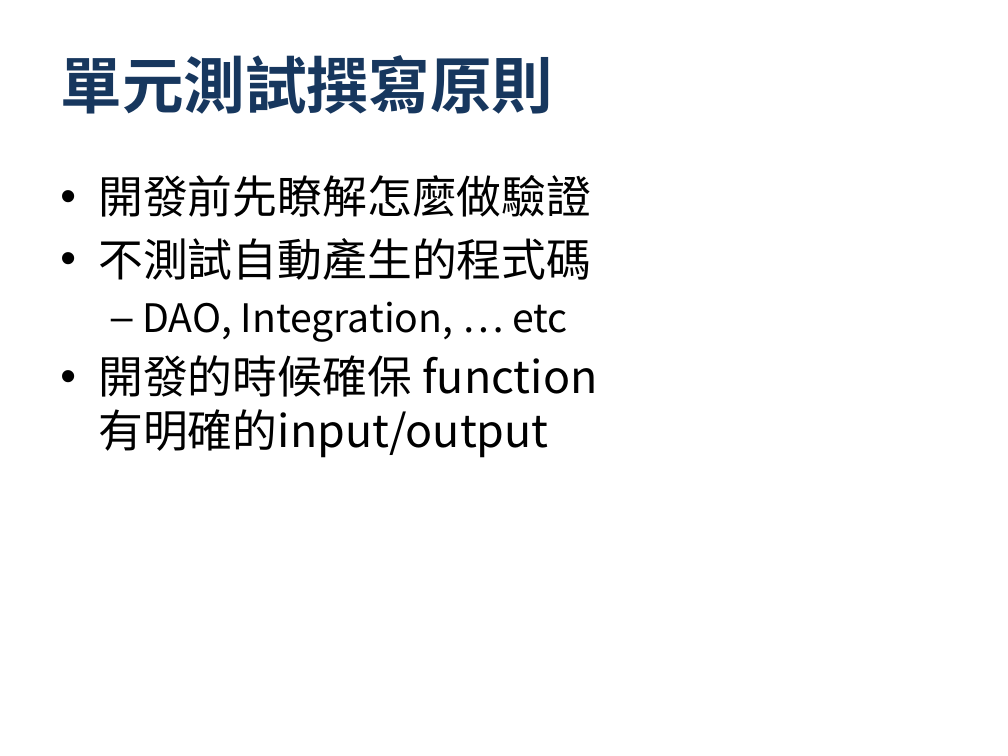
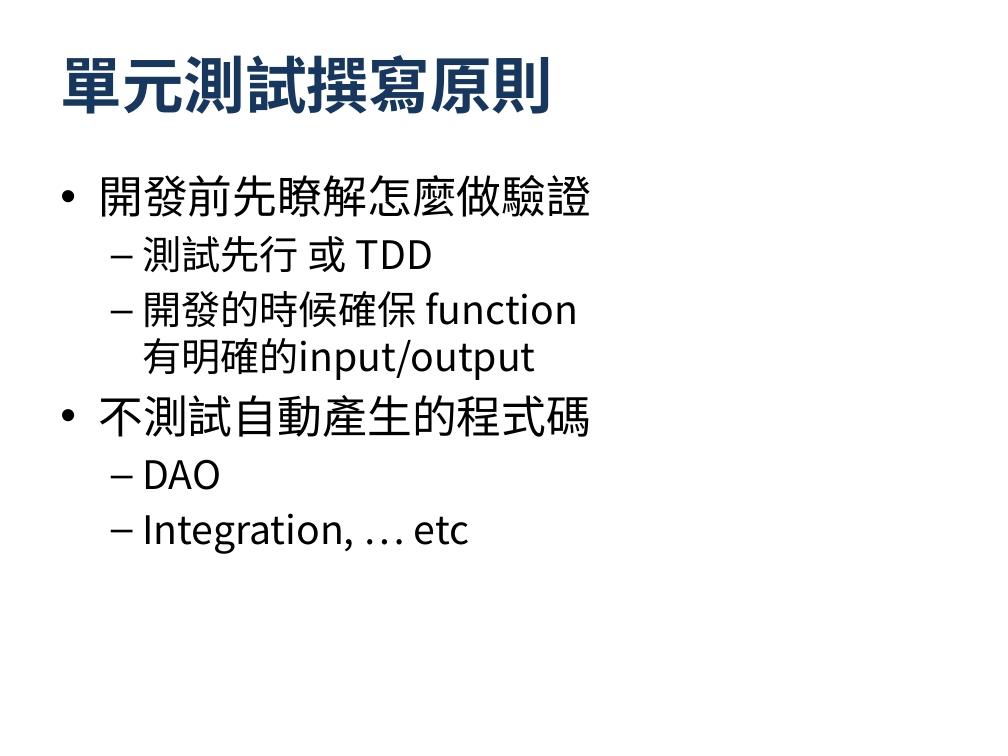
Before and after one commit to progden/hyUnitTestSharing, a slide deck: slide 16 of HYT - UnitTest.pptx (slide 15 before the commit). Drawn at 1008x756 pixels with LibreOffice and Linux fonts; fonts in the diff are those of the drawing; background and template pictures are left out. Boxes give left, top, right and bottom in pixels: in the first picture for what was removed or moved away, otherwise in the second. Text is boxed around its words. In the diff, an @@ line names an element or a change of style, - is before the commit and + after.

Commit message:
fix ppt

```diff
--- a/HYT - UnitTest.pptx
+++ b/HYT - UnitTest.pptx
@@ text at bbox=[142, 236, 578, 380]: paragraphs added @@
+  – 測試先行 或 TDD
+  – 開發的時候確保 function 有明確的input/output
@@ text at bbox=[142, 459, 469, 554]: text changed; size 32 to 28 pt @@
-  – DAO, Integration, … etc
-• 開發的時候確保 function 有明確的input/output
+  – DAO
+  – Integration, … etc
```
Also in this commit, not shown: 1 other slide changed, 1 slide added.
